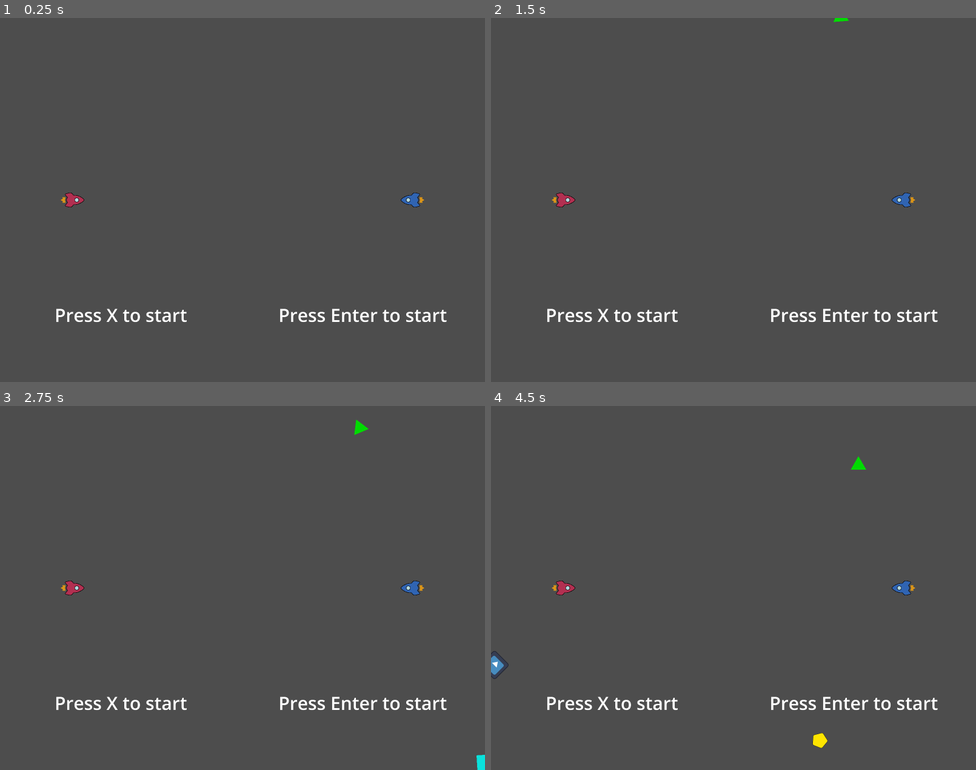
Above: before the commit, frames 1-4 (two rows, left to right).
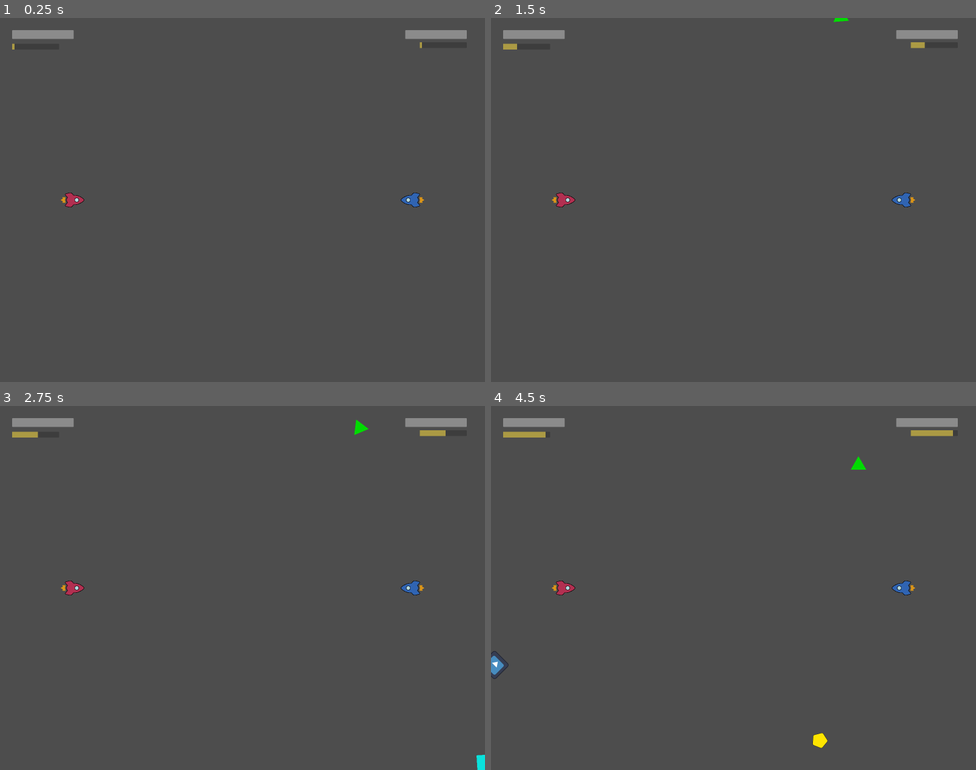
Above: after the commit, the same moments.

Repository: RajwolChapagain/Arcade-Game
Game: Godot game, scene res://main.tscn
Two runs of this game, one before a commit and one after it. Both use one fixed random seed, a clock stepped at 60 frames per second and the inputs below. The engine's default icon, where the game draws it, is replaced by a stand-in: a white triangle on a blue panel in a dark square.
Inputs:
- Up to frame 1 (0.25 s): no input
- Up to frame 2 (1.5 s): tap X at 0.5, 1.25 s
- Up to frame 3 (2.75 s): tap X at 2 s
- Up to frame 4 (4.5 s): tap X at 2.75, 3.5, 4.25 s

The runs differ from the first frame. In frame 1, 1.5% of the frame differs, in the area x 2-97%, y 3-84%; in frame 2, 1.6%; in frame 3, 1.7%; in frame 4, 1.8%.

Commit message:
Create max_hp for ship

Diff:
--- a/main.tscn
+++ b/main.tscn
@@ -31,7 +31,6 @@
 zoom = Vector2(0.5, 0.5)
 
 [node name="HUD" parent="." instance=ExtResource("4_kn60h")]
-visible = false
 offset_left = -2000.0
 offset_top = -1500.0
 offset_right = 2000.0
@@ -40,6 +39,7 @@
 [node name="Spawner" parent="." instance=ExtResource("5_0xksv")]
 
 [node name="MainMenu" type="Control" parent="."]
+visible = false
 layout_mode = 3
 anchors_preset = 15
 anchor_right = 1.0
--- a/ship/ship.gd
+++ b/ship/ship.gd
@@ -4,12 +4,13 @@
 @export var MAX_VELOCITY_MAGNITUDE = 1500 #3000
 @export var RETARDING_FORCE = 750 #Takes 4 seconds to reach min from a MAX_VELOCITY_MAGNITUDE of 3000
 @export var SHIP_SPRITE : Texture2D = preload("res://ship/ship_sprite.png")
-@export var hp = 100:
+@export var max_hp = 100
+@onready var hp = max_hp:
 	get:
 		return hp
 	set(value):
 		hp = value
-		hp = clamp(hp, 0, 100)
+		hp = clamp(hp, 0, max_hp)
 		hp_changed.emit(hp)
 
 @export var LEFT_STRING = "p1_left"
